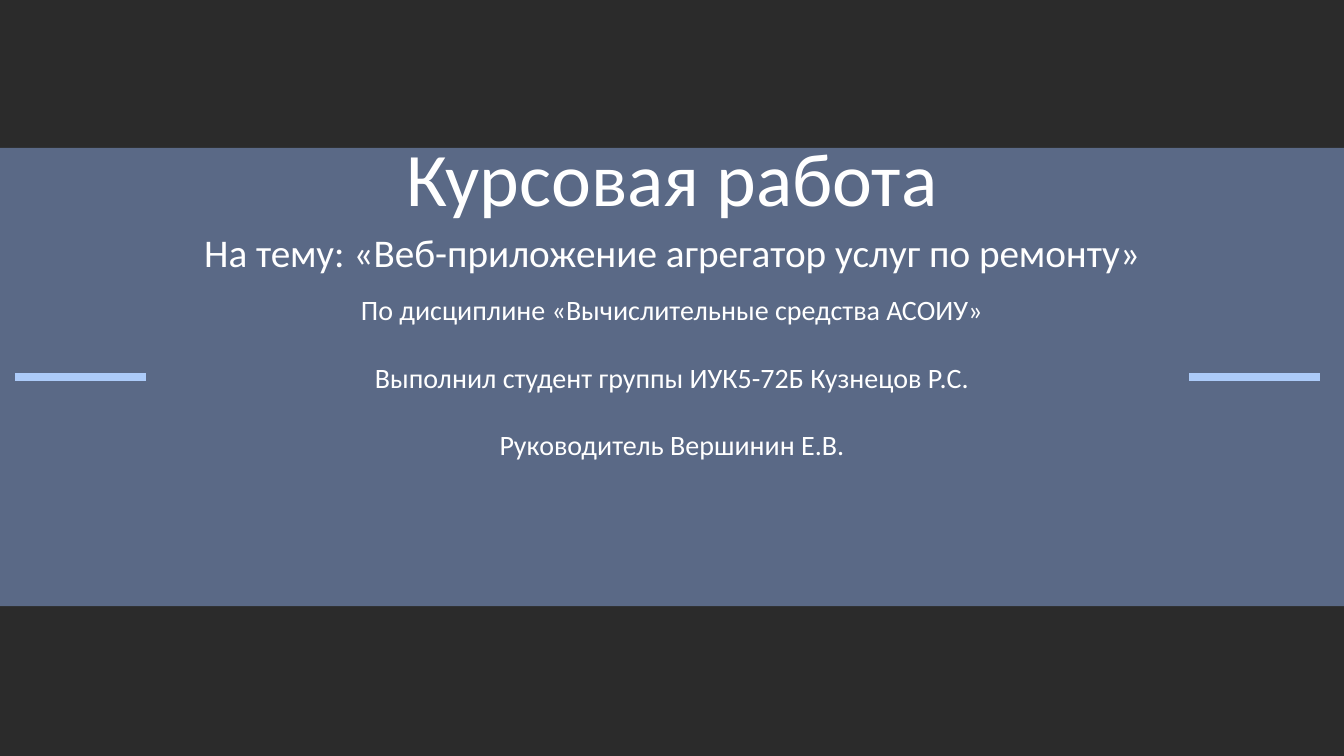
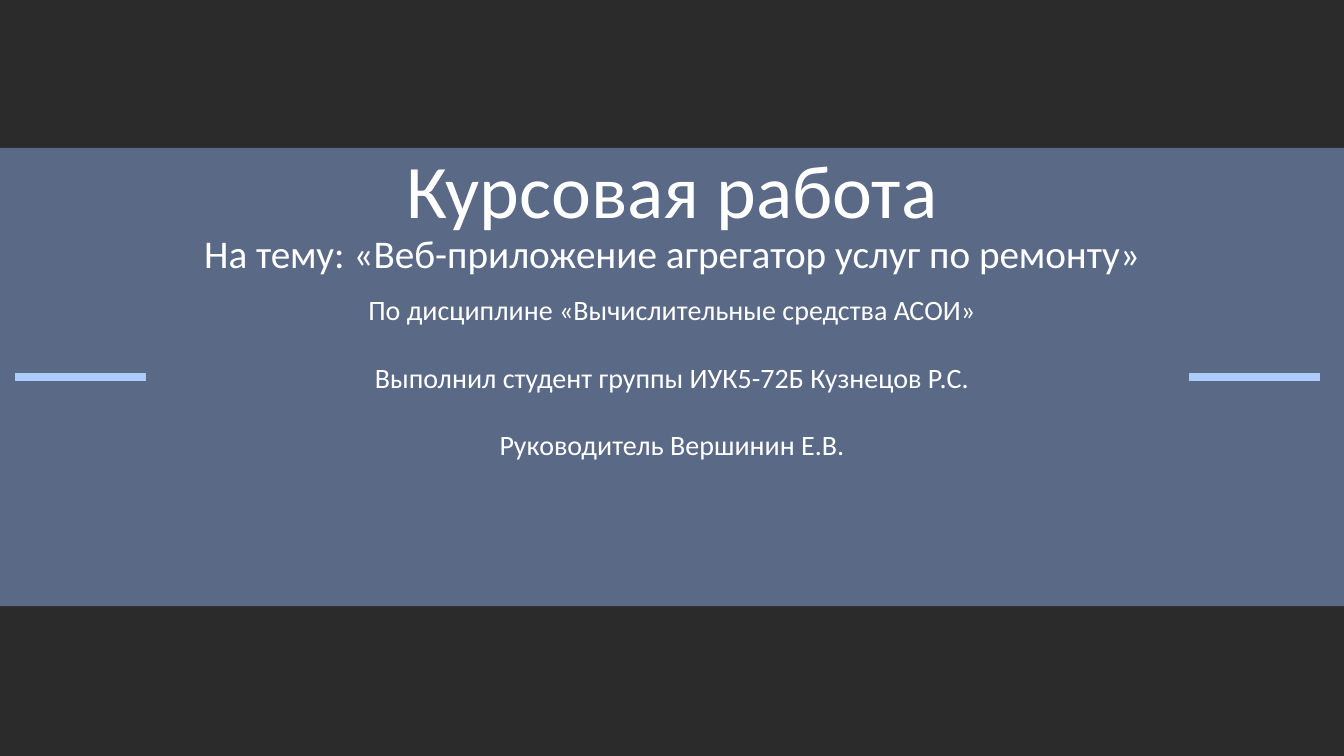
Before and after one commit to romankuz19/repair-service-webapp, a slide deck: slide 1 of documentation/защита курсача.pptx. Drawn at 1344x756 pixels with LibreOffice and Linux fonts; fonts in the diff are those of the drawing; background and template pictures are left out; a plain dark background stands for a picture behind light text. Boxes give left, top, right and bottom in pixels: in the first picture for what was removed or moved away, otherwise in the second. Text is boxed around its words. In the diff, an @@ line names an element or a change of style, - is before the commit and + after.

```diff
--- a/documentation/защита курсача.pptx
+++ b/documentation/защита курсача.pptx
@@ title "Курсовая работа" rewrapped from [406,144,938,218] to [406,166,938,230] @@
@@ text in rectangle at [368,302,975,325]: text changed @@
-По дисциплине «Вычислительные средства АСОИУ»
+По дисциплине «Вычислительные средства АСОИ»
```
Also in this commit, not shown: 3 other slides changed, 4 slides added, 4 slides removed, 2 other files.
